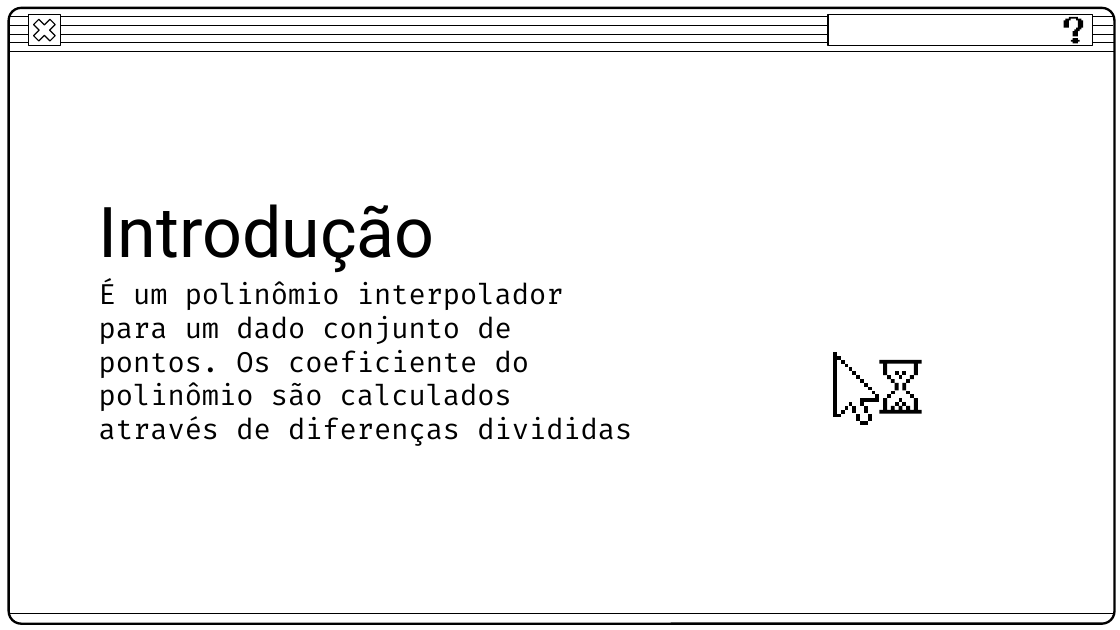
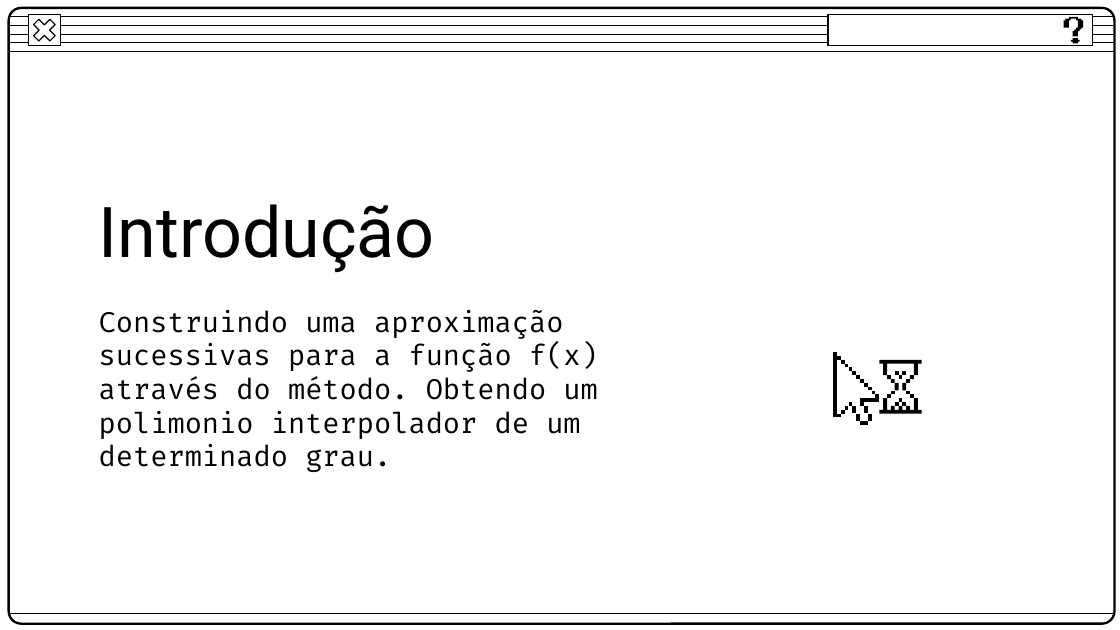
Before and after one commit to RedneyMonteiro15/Newton-DiferencasDivididas, a slide deck: slide 2 of Apresentação.pptx. Drawn at 1120x630 pixels with LibreOffice and Linux fonts; fonts in the diff are those of the drawing. Boxes give left, top, right and bottom in pixels: in the first picture for what was removed or moved away, otherwise in the second. Text is boxed around its words. In the diff, an @@ line names an element or a change of style, - is before the commit and + after.

```diff
--- a/Apresentação.pptx
+++ b/Apresentação.pptx
@@ text at [99, 310, 598, 472]: text changed @@
-É um polinômio interpolador para um dado conjunto de pontos. Os coeficiente do polinômio são calculados através de diferenças divididas
+Construindo uma aproximação sucessivas para a função f(x) através do método. Obtendo um polimonio interpolador de um determinado grau.
```
Also in this commit, not shown: 3 other slides changed, 10 other files.
